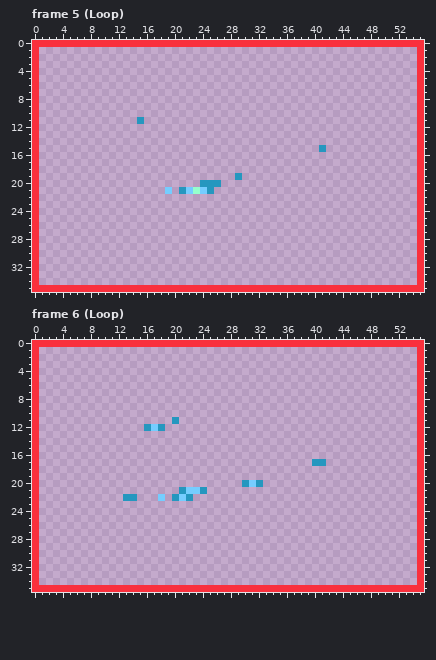
Pixel-art file: graphics_work_files/tile art/water_ripple_2b.aseprite. The first picture shows the starting point.
56x36 pixels, 8 frames. Shown: frame 5 (Loop), frame 6 (Loop). The commit also changed other frames, which this record leaves out.
And afterwards:
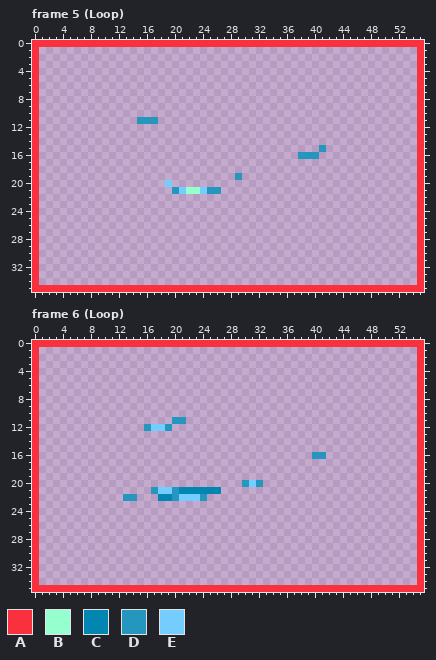
Palette (. is transparent): A #f9303d  B #95ffcd  C #0086b1  D #2597bf  E #75cdff
From the commit log: Tweaked what's likely a final style for the water waves.
The exact change:
Changed rows in their new state; - is an unchanged pixel.
Frame 5 (Loop), layer "Sprite Sheet":
first column x 16:
11 DD
first column x 38:
16 DDD
first column x 19:
20 E----...
21 .DEB---D
Frame 6 (Loop), layer "Sprite Sheet":
first column x 18:
11 ---D
12 ED--
first column x 40:
16 DD
17 ..
first column x 17:
21 DEEDCCCCCC
22 -CC--EED--
